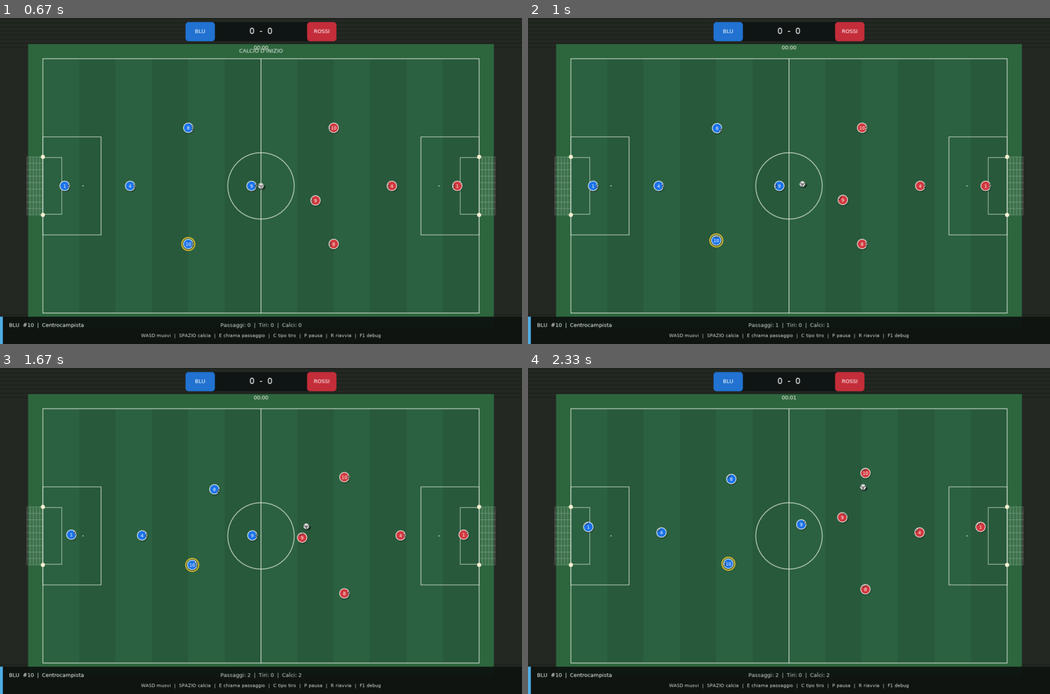
Above: before the commit, frames 1-4 (two rows, left to right).
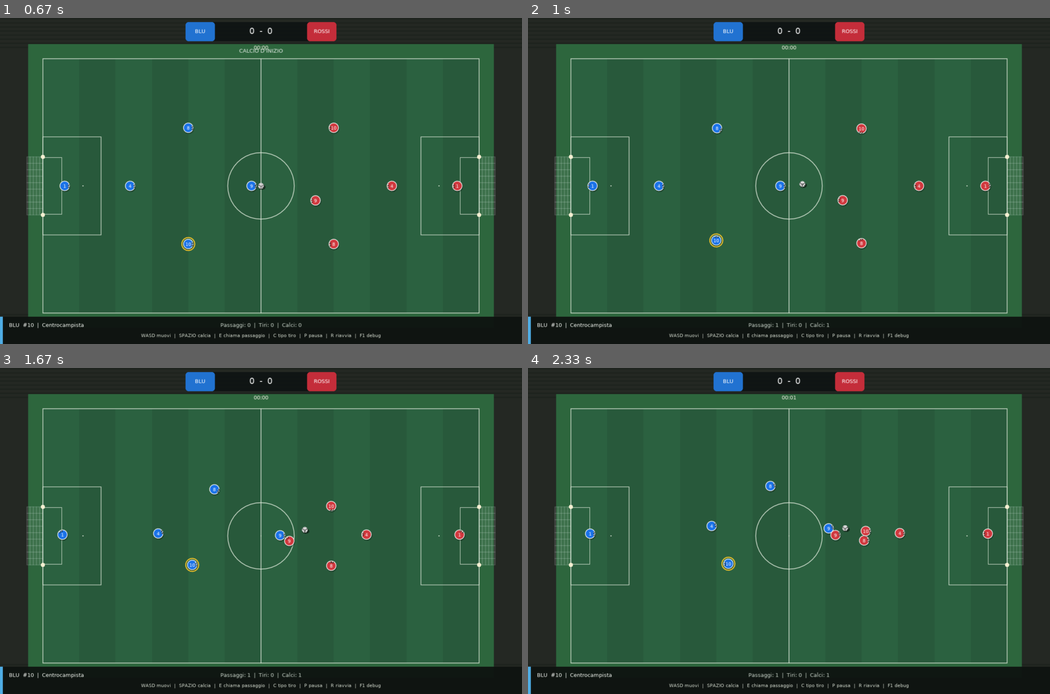
Above: after the commit, the same moments.

Repository: Askeladd22/FoosballPhysicsLab
Game: LÖVE game, started from main.lua
Same seed, same stepped clock (60 frames per second), same inputs: the game is played once before the commit and once after it.
Inputs:
- Up to frame 1 (0.67 s): hold Right from 0.33 s (still down)
- Up to frame 2 (1 s): release Right at 0.8 s; hold E from 0.83 s (still down); hold Up from 0.83 s (still down)
- Up to frame 3 (1.67 s): release E at 1.13 s; release Up at 1.13 s; hold Up 1.17-1.47 s; hold Right from 1.5 s (still down); tap J at 1.57 s
- Up to frame 4 (2.33 s): tap J at 1.87, 2.07 s; release Right at 1.97 s; hold Left from 2 s (still down)

Frame 1 is identical in both runs. In frame 2, 0.3% of the frame differs, in the area x 11-89%, y 32-72%; in frame 3, 0.9%; in frame 4, 1.0%, in the area x 10-90%, y 30-95%.

Commit message:
Use dynamic tactical supporting lanes and pressure-aware backward passes

Diff:
--- a/src/ai.lua
+++ b/src/ai.lua
@@ -1,5 +1,6 @@
 -- Match Lab v0.2.1: autonomous football with stable steering and physical passing.
 local AI={}
+local Tactics=require("src.tactics")
 local sqrt,min,max,abs=math.sqrt,math.min,math.max,math.abs
 local function clamp(v,a,b) return max(a,min(b,v)) end
 local function length(x,y) return sqrt(x*x+y*y) end
@@ -47,6 +48,14 @@
     local b=s.ball
     local attack=p.team==1 and 1 or -1
     local best,bestScore,bestRisk=nil,-math.huge,math.huge
+    local closestToBall=math.huge
+    for _,enemy in ipairs(s.players) do
+        if enemy.team~=p.team then
+            local d=dist(enemy,b)
+            if d<closestToBall then closestToBall=d end
+        end
+    end
+    local pressured=closestToBall<10
     for _,mate in ipairs(s.players) do
         if mate.team==p.team and mate~=p then
             local leadX=clamp(mate.x+mate.vx*0.18,4,s.field.w-4)
@@ -55,10 +64,25 @@
             local d=length(dx,dy)
             if d>5.5 and d<48 then
                 local risk=laneRisk(s,b.x,b.y,leadX,leadY,p.team)
+                local receiverGap=math.huge
+                for _,enemy in ipairs(s.players) do
+                    if enemy.team~=p.team then
+                        receiverGap=min(receiverGap,
+                            length(enemy.x-leadX,enemy.y-leadY))
+                    end
+                end
+                -- Progress is valuable, but an open back-pass must beat a
+                -- marked forward lane. Avoid receivers being immediately tackled.
                 local forward=dx*attack
-                local score=4+forward*0.26-d*0.16-risk
-                if mate.role=="GK" then score=score-9 end
-                if mate==s.controlled and s.requestTimer>0 then
+                local receiverPenalty=max(0,8-receiverGap)*1.8
+                local score=5+forward*0.24-d*0.13
+                    -risk*1.35-receiverPenalty
+                if mate.role=="GK" then score=score-4 end
+                if pressured and forward<0 and risk<5 then
+                    score=score+3
+                end
+                if mate==s.controlled and s.requestTimer>0 and
+                   risk<5 and receiverGap>5 then
                     score=score+9
                 end
                 if leadY<9 or leadY>s.field.h-9 then score=score-4 end
@@ -108,26 +132,6 @@
     end
     return chosen
 end
-local function anchor(s,p)
-    local b,f=s.ball,s.field
-    local attack=p.team==1 and 1 or -1
-    local offsetX=(b.x-f.w/2)*0.19
-    local offsetY=(b.y-f.h/2)*0.18
-    local x,y=p.homeX+offsetX,p.homeY+offsetY
-    if p.role=="GK" then
-        x=p.team==1 and 5.3 or f.w-5.3
-        y=clamp(f.h/2+(b.y-f.h/2)*0.34,14,f.h-14)
-    elseif p.role=="DF" then
-        x=p.homeX+offsetX*0.62
-        y=f.h/2+offsetY*0.72
-    elseif p.role=="ST" then
-        x=p.homeX+offsetX*1.2
-        y=f.h/2+offsetY*0.65
-    end
-    if s.lastTouch==p.team then x=x+attack*2.8
-    else x=x-attack*1.8 end
-    return clamp(x,4,f.w-4),clamp(y,5,f.h-5)
-end
 local function safeForward(s,team)
     local b=s.ball
     local attack=team==1 and 1 or -1
@@ -161,7 +165,7 @@
     for _,p in ipairs(s.players) do
         if p~=s.controlled then
             if p==s.setPieceTaker and s.setPieceProtect>0 then
-                local x,y=anchor(s,p)
+                local x,y=Tactics.supportPoint(s,p)
                 toward(s,p,x,y)
                 p.decision="recover"
             elseif p==chosen[p.team] then
@@ -190,7 +194,7 @@
                     p.decision="approach_"..action
                 end
             else
-                local x,y=anchor(s,p)
+                local x,y=Tactics.supportPoint(s,p)
                 toward(s,p,x,y)
                 p.decision=p.role=="GK" and "goalkeeper" or
                     (s.lastTouch==p.team and "support" or "cover")
